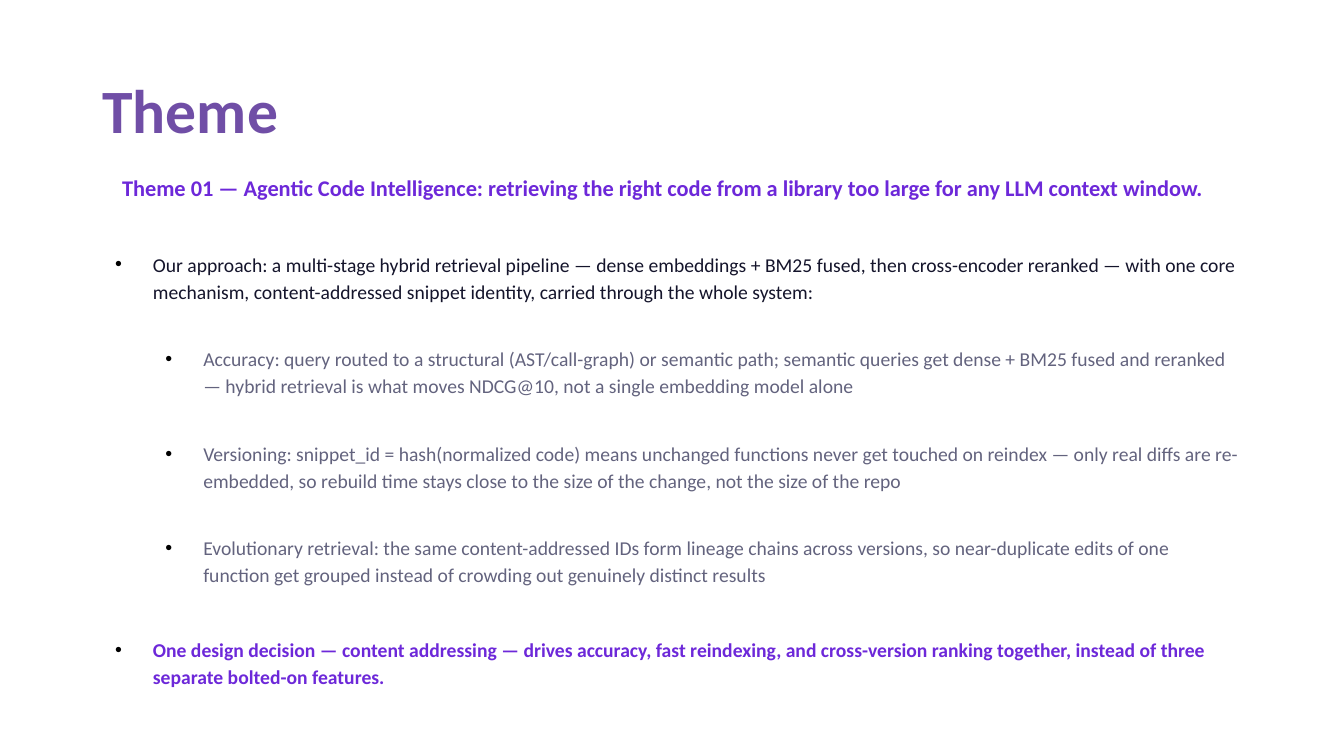
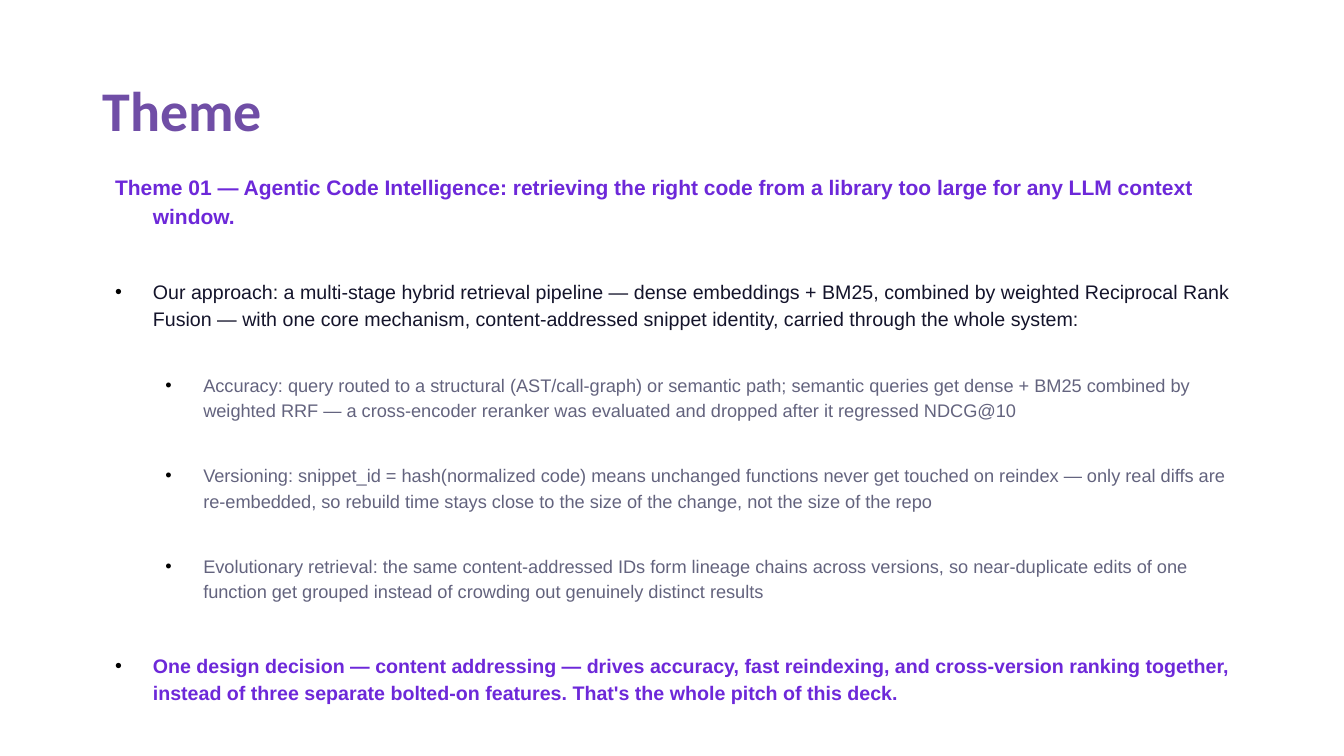
Before and after one commit to soumya12-droid/Agentic_Code_Intelligence, a slide deck: slide 2 of VIT_Vellore_Shard_Submission.pptx. Drawn at 1344x756 pixels with LibreOffice and Linux fonts; fonts in the diff are those of the drawing. Boxes give left, top, right and bottom in pixels: in the first picture for what was removed or moved away, otherwise in the second. Text is boxed around its words. In the diff, an @@ line names an element or a change of style, - is before the commit and + after.

Commit message:
Update submission deck: accurate pipeline description and results
Replace the presentation with the final version. The deck now describes the
shipped pipeline (dense bge-small-en-v1.5 plus BM25 with weighted reciprocal
rank fusion, no reranker), reports both rejected rerankers, and covers the
structural queries, incremental versioning and lineage results with the
measured numbers.

```diff
--- a/VIT_Vellore_Shard_Submission.pptx
+++ b/VIT_Vellore_Shard_Submission.pptx
@@ title "Theme" at [102,91,261,132]: size 44 to 40 pt @@
@@ text at [115,179,1225,602]: size 16 to 15 pt in "Theme 01 — Agentic Code Intelligence: retrieving ..."; font Calibri to Arial in "Theme 01 — Agentic Code Intelligence: retrieving ...", "Versioning: snippet_id = hash(normalized code) means unchang ...", "Evolutionary retrieval: the same content-addressed IDs form ..."; size 14 to 13 pt in "Versioning: snippet_id = hash(normalized code) means unchang ...", "Evolutionary retrieval: the same content-addressed IDs form ..."; indent changed @@
@@ text at [153,284,1229,421]: text changed; font Calibri to Arial @@
-• Our approach: a multi-stage hybrid retrieval pipeline — dense embeddings + BM25 fused, then cross-encoder reranked — with one core mechanism, content-addressed snippet identity, carried through the whole system:
-  • Accuracy: query routed to a structural (AST/call-graph) or semantic path; semantic queries get dense + BM25 fused and reranked — hybrid retrieval is what moves NDCG@10, not a single embedding model alone
+• Our approach: a multi-stage hybrid retrieval pipeline — dense embeddings + BM25, combined by weighted Reciprocal Rank Fusion — with one core mechanism, content-addressed snippet identity, carried through the whole system:
+  • Accuracy: query routed to a structural (AST/call-graph) or semantic path; semantic queries get dense + BM25 combined by weighted RRF — a cross-encoder reranker was evaluated and dropped after it regressed NDCG@10
@@ text at [153,658,1229,704]: text changed; font Calibri to Arial @@
-• One design decision — content addressing — drives accuracy, fast reindexing, and cross-version ranking together, instead of three separate bolted-on features.
+• One design decision — content addressing — drives accuracy, fast reindexing, and cross-version ranking together, instead of three separate bolted-on features. That's the whole pitch of this deck.
```
Also in this commit, not shown: 9 other slides changed.
